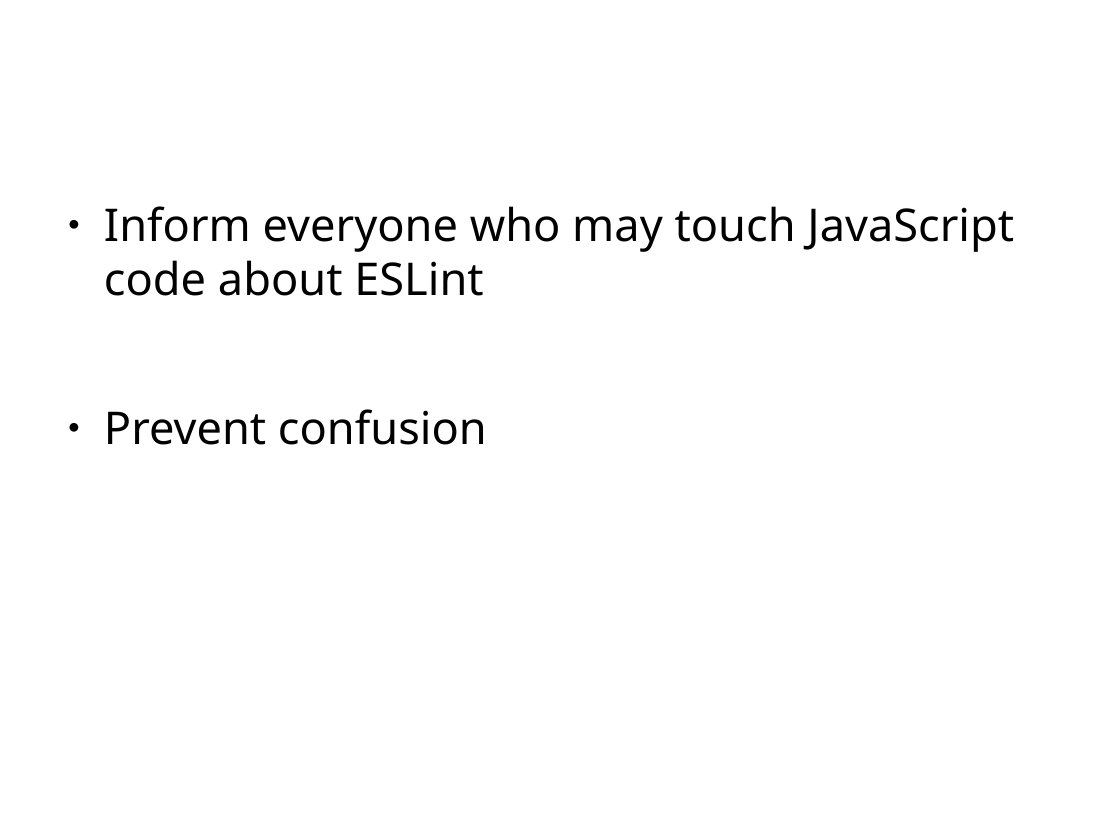
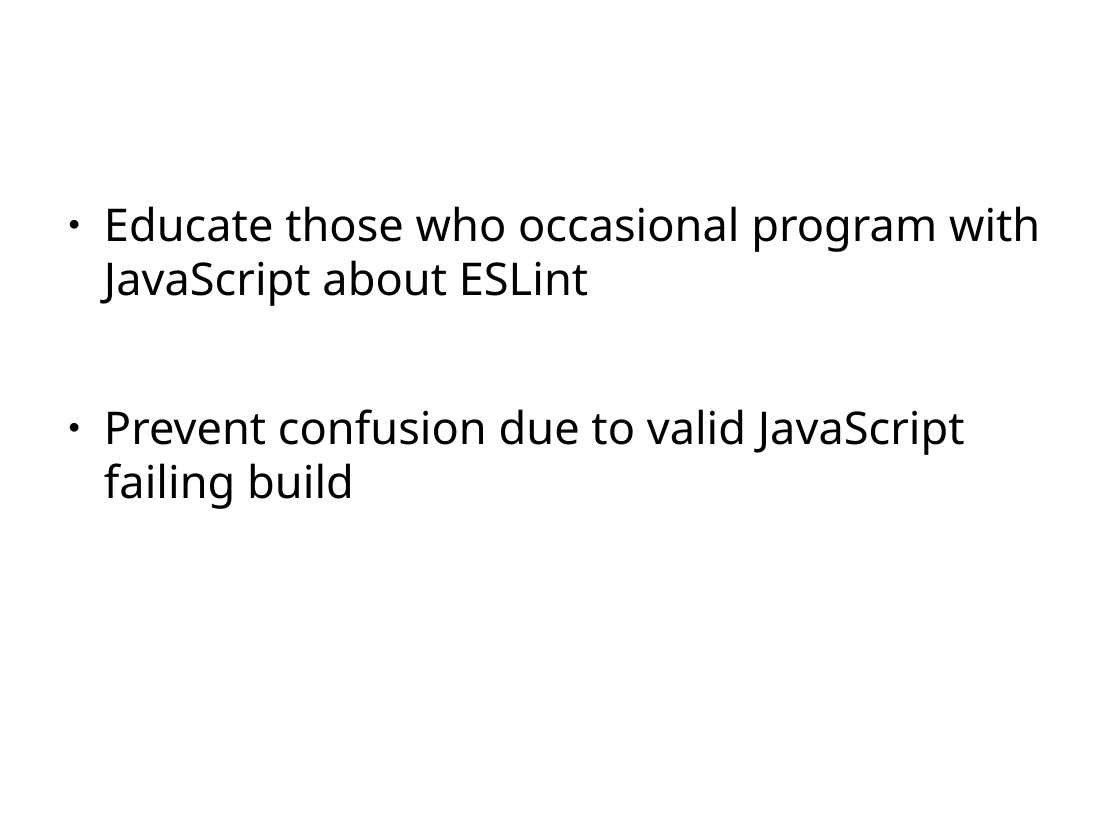
Before and after one commit to zoldello/eslint-for-beginners, a slide deck: slide 3 of eslint-talk.pptx. Drawn at 1120x840 pixels with LibreOffice and Linux fonts; fonts in the diff are those of the drawing; background and template pictures are left out. Boxes give left, top, right and bottom in pixels: in the first picture for what was removed or moved away, otherwise in the second. Text is boxed around its words. In the diff, an @@ line names an element or a change of style, - is before the commit and + after.

```diff
--- a/eslint-talk.pptx
+++ b/eslint-talk.pptx
@@ text at (104,206,1040,509): text changed @@
-● Inform everyone who may touch JavaScript code about ESLint
-● Prevent confusion
+● Educate those who occasional program with JavaScript about ESLint
+● Prevent confusion due to valid JavaScript failing build
```
Also in this commit, not shown: 6 other slides changed.
